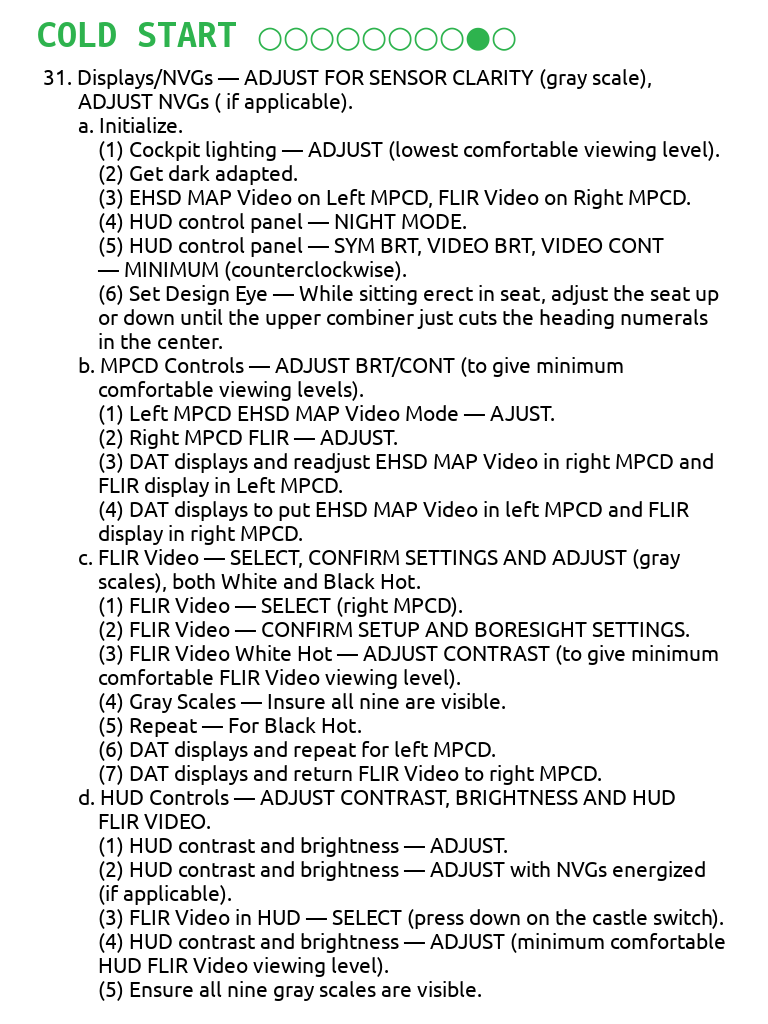
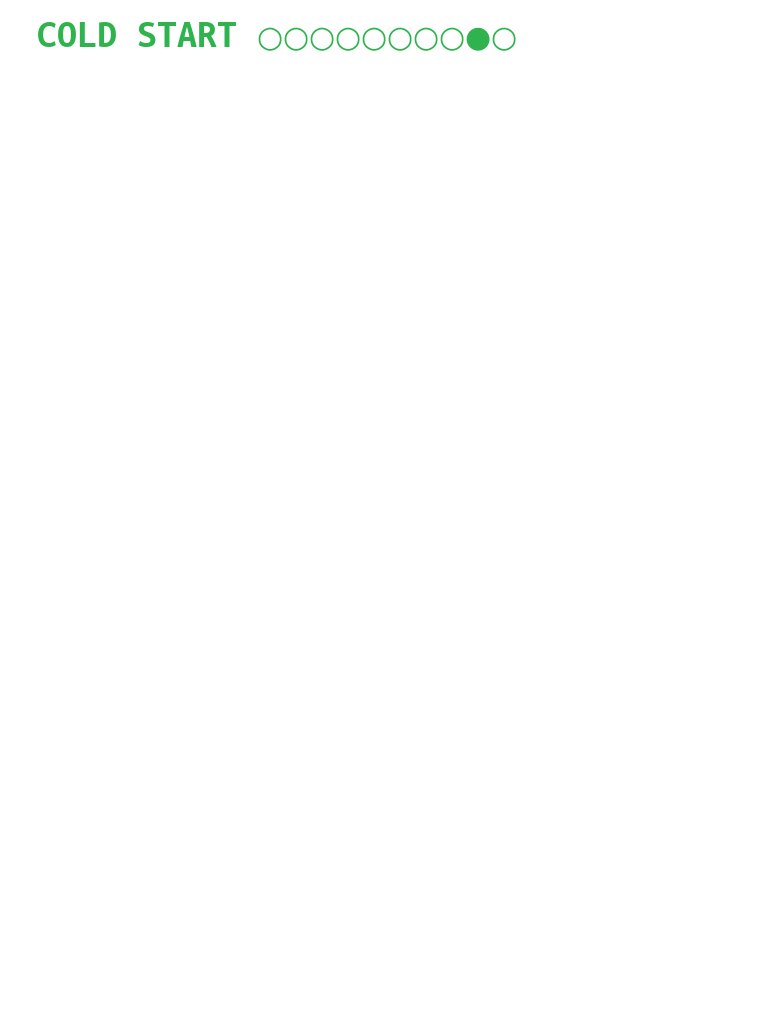
Before/after of a 768 x 1024 layered artwork. What changed in the layer stack:
renamed "31. Displays/NVGs — ADJUST FO..." to "Empty Text Layer", painted on it over [44, 69, 725, 1001]
